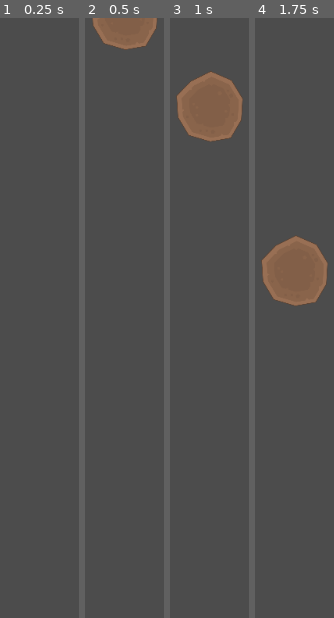
Above: before the commit, frames 1-4 (left to right).
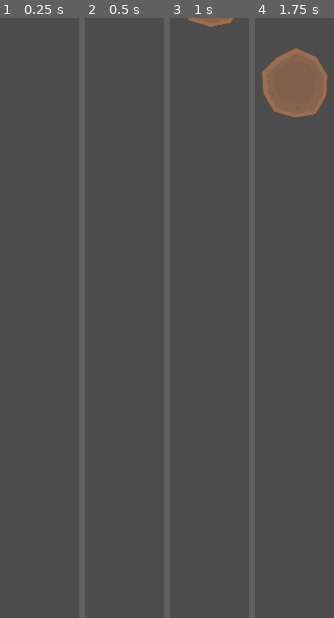
Above: after the commit, the same moments.

Repository: emgarvey0228/04-Space-Shooter
Game: Godot game, scene res://Scenes/Meteor.tscn
Same seed, same stepped clock (60 frames per second), same inputs: the game is played once before the commit and once after it. This scene is started directly instead of the project's main scene.
Inputs:
- Up to frame 1 (0.25 s): no input
- Up to frame 2 (0.5 s): no input
- Up to frame 3 (1 s): hold D (Right) from 0.53 s (still down); hold Space (Fire) from 0.53 s (still down)
- Up to frame 4 (1.75 s): release D (Right) at 1.28 s; release Space (Fire) at 1.28 s; hold S (Down) from 1.28 s (still down); tap Space (Fire) at 1.35 s

Frame 1 is identical in both runs. In frame 2, 3.4% of the frame differs, in the area x 8-92%, y 0-6%; in frame 3, 8.0%; in frame 4, 15%, in the area x 8-93%, y 5-48%.

Commit message:
scenes saved and scripts created

Diff:
--- a/Scenes/Bullet_R.tscn
+++ b/Scenes/Bullet_R.tscn
@@ -9,6 +9,8 @@
 mode = 2
 gravity_scale = 0.0
 can_sleep = false
+linear_damp = 0.0
+angular_damp = 0.0
 script = ExtResource( 1 )
 
 [node name="Sprite" type="Sprite" parent="."]
--- /dev/null
+++ b/Scenes/Enemy1.tscn
@@ -0,0 +1,29 @@
+[gd_scene load_steps=3 format=2]
+
+[ext_resource path="res://Scripts/Enemy.gd" type="Script" id=1]
+[ext_resource path="res://Assets/spaceShips_001.png" type="Texture" id=2]
+
+[node name="Enemy1" type="KinematicBody2D"]
+editor/display_folded = true
+position = Vector2( 0, -100 )
+collision_layer = 8
+collision_mask = 0
+script = ExtResource( 1 )
+__meta__ = {
+"_edit_group_": true
+}
+move_probability = 0.4
+
+[node name="Sprite" type="Sprite" parent="."]
+scale = Vector2( 0.3, 0.3 )
+texture = ExtResource( 2 )
+
+[node name="CollisionPolygon2D" type="CollisionPolygon2D" parent="."]
+scale = Vector2( 0.25, 0.25 )
+polygon = PoolVector2Array( 26, -87, 26, -59.4, 27.4, -66, 29.3, -66, 66.4, -91, 96.8, -91, 99, -65.3, 99, -63, 97.5, -63, 64.5, 55, 62.8, 55, 58.8, 59, 39, 59, 39, 61.3, 31.5, 86, 30.1, 86, 26.1, 92, 18.1, 92, -18.2, 94, -20, 94, -20, 91.5, -31, 88.5, -31, 84.3, -38.5, 59, -58.7, 59, -65, 54, -65, 50.3, -99, -64.3, -99, -89, -61, -89, -61, -87.1, -27, -65.1, -27, -62.3, -26, -58.9, -26, -86.9, -19, -92.9, -19, -94, 17, -94 )
+
+[node name="Timer" type="Timer" parent="."]
+autostart = true
+
+[node name="Tween" type="Tween" parent="."]
+[connection signal="timeout" from="Timer" to="." method="_on_Timer_timeout"]
--- /dev/null
+++ b/Scenes/Enemy2.tscn
@@ -0,0 +1,29 @@
+[gd_scene load_steps=3 format=2]
+
+[ext_resource path="res://Scripts/Enemy.gd" type="Script" id=1]
+[ext_resource path="res://Assets/spaceShips_002.png" type="Texture" id=2]
+
+[node name="Enemy2" type="KinematicBody2D"]
+position = Vector2( 0, -100 )
+collision_layer = 8
+collision_mask = 0
+script = ExtResource( 1 )
+__meta__ = {
+"_edit_group_": true
+}
+move_probability = 0.4
+
+[node name="Sprite" type="Sprite" parent="."]
+scale = Vector2( 0.3, 0.3 )
+texture = ExtResource( 2 )
+
+[node name="CollisionPolygon2D" type="CollisionPolygon2D" parent="."]
+scale = Vector2( 0.25, 0.25 )
+polygon = PoolVector2Array( 26, -87, 26, -59.4, 27.4, -66, 29.3, -66, 66.4, -91, 96.8, -91, 99, -65.3, 99, -63, 97.5, -63, 64.5, 55, 62.8, 55, 58.8, 59, 39, 59, 39, 61.3, 31.5, 86, 30.1, 86, 26.1, 92, 18.1, 92, -18.2, 94, -20, 94, -20, 91.5, -31, 88.5, -31, 84.3, -38.5, 59, -58.7, 59, -65, 54, -65, 50.3, -99, -64.3, -99, -89, -61, -89, -61, -87.1, -27, -65.1, -27, -62.3, -26, -58.9, -26, -86.9, -19, -92.9, -19, -94, 17, -94 )
+
+[node name="Timer" type="Timer" parent="."]
+wait_time = 0.8
+autostart = true
+
+[node name="Tween" type="Tween" parent="."]
+[connection signal="timeout" from="Timer" to="." method="_on_Timer_timeout"]
--- /dev/null
+++ b/Scenes/EnemyBullet.tscn
@@ -0,0 +1,17 @@
+[gd_scene load_steps=3 format=2]
+
+[ext_resource path="res://Scripts/EnemyBullet.gd" type="Script" id=1]
+[ext_resource path="res://Assets/spaceMissiles_008.png" type="Texture" id=2]
+
+[node name="EnemyBullet" type="RigidBody2D"]
+collision_layer = 5
+collision_mask = 5
+script = ExtResource( 1 )
+
+[node name="Sprite" type="Sprite" parent="."]
+scale = Vector2( 0.1, 0.1 )
+texture = ExtResource( 2 )
+
+[node name="CollisionPolygon2D" type="CollisionPolygon2D" parent="."]
+scale = Vector2( 0.2, 0.2 )
+polygon = PoolVector2Array( 17, -21.5, 17, -17, 19, 40, 1, 40, -19, 39.1, -19, 15.5, -17, 14, -17, -22, -15.7, -22, -13.6, -32, -12.1, -32, -7, -39.6, 7, -40 )
--- a/Scenes/Explosion.tscn
+++ b/Scenes/Explosion.tscn
@@ -1,21 +1,26 @@
-[gd_scene load_steps=8 format=2]
+[gd_scene load_steps=9 format=2]
 
-[ext_resource path="res://Assets/package/png frames/64x48/explosion1_0020.png" type="Texture" id=1]
-[ext_resource path="res://Assets/package/png frames/64x48/explosion1_0019.png" type="Texture" id=2]
-[ext_resource path="res://Assets/package/png frames/64x48/explosion1_0021.png" type="Texture" id=3]
-[ext_resource path="res://Assets/package/png frames/64x48/explosion1_0022.png" type="Texture" id=4]
-[ext_resource path="res://Assets/package/png frames/64x48/explosion1_0023.png" type="Texture" id=5]
-[ext_resource path="res://Assets/package/png frames/64x48/explosion1_0024.png" type="Texture" id=6]
+[ext_resource path="res://Scripts/Explosion.gd" type="Script" id=1]
+[ext_resource path="res://Assets/package/png frames/64x48/explosion1_0020.png" type="Texture" id=2]
+[ext_resource path="res://Assets/package/png frames/64x48/explosion1_0019.png" type="Texture" id=3]
+[ext_resource path="res://Assets/package/png frames/64x48/explosion1_0021.png" type="Texture" id=4]
+[ext_resource path="res://Assets/package/png frames/64x48/explosion1_0022.png" type="Texture" id=5]
+[ext_resource path="res://Assets/package/png frames/64x48/explosion1_0023.png" type="Texture" id=6]
+[ext_resource path="res://Assets/package/png frames/64x48/explosion1_0024.png" type="Texture" id=7]
 
 [sub_resource type="SpriteFrames" id=1]
 animations = [ {
-"frames": [ ExtResource( 1 ), ExtResource( 2 ), ExtResource( 3 ), ExtResource( 4 ), ExtResource( 5 ), ExtResource( 6 ) ],
+"frames": [ ExtResource( 2 ), ExtResource( 3 ), ExtResource( 4 ), ExtResource( 5 ), ExtResource( 6 ), ExtResource( 7 ) ],
 "loop": true,
 "name": "default",
 "speed": 5.0
 } ]
 
-[node name="Sprite" type="AnimatedSprite"]
+[node name="Explosion" type="Node2D"]
+script = ExtResource( 1 )
+
+[node name="Sprite" type="AnimatedSprite" parent="."]
 frames = SubResource( 1 )
-frame = 2
+frame = 1
 playing = true
+[connection signal="animation_finished" from="Sprite" to="." method="_on_Sprite_animation_finished"]
--- a/Scenes/Game.tscn
+++ b/Scenes/Game.tscn
@@ -1,28 +1,13 @@
-[gd_scene load_steps=17 format=2]
+[gd_scene load_steps=9 format=2]
 
 [ext_resource path="res://Assets/Space.jpg" type="Texture" id=1]
-[ext_resource path="res://Scripts/Bullet_R.gd" type="Script" id=2]
-[ext_resource path="res://Assets/bullet.png" type="Texture" id=3]
-[ext_resource path="res://Scripts/Player.gd" type="Script" id=4]
-[ext_resource path="res://Assets/spaceRockets_003.png" type="Texture" id=5]
-[ext_resource path="res://Assets/spaceMeteors_001.png" type="Texture" id=6]
-[ext_resource path="res://Assets/spaceShips_001.png" type="Texture" id=7]
-[ext_resource path="res://Scripts/Explosion.gd" type="Script" id=8]
-[ext_resource path="res://Assets/package/png frames/64x48/explosion1_0020.png" type="Texture" id=9]
-[ext_resource path="res://Assets/package/png frames/64x48/explosion1_0019.png" type="Texture" id=10]
-[ext_resource path="res://Assets/package/png frames/64x48/explosion1_0021.png" type="Texture" id=11]
-[ext_resource path="res://Assets/package/png frames/64x48/explosion1_0022.png" type="Texture" id=12]
-[ext_resource path="res://Assets/package/png frames/64x48/explosion1_0023.png" type="Texture" id=13]
-[ext_resource path="res://Assets/package/png frames/64x48/explosion1_0024.png" type="Texture" id=14]
-[ext_resource path="res://Scripts/HUD.gd" type="Script" id=15]
-
-[sub_resource type="SpriteFrames" id=1]
-animations = [ {
-"frames": [ ExtResource( 9 ), ExtResource( 10 ), ExtResource( 11 ), ExtResource( 12 ), ExtResource( 13 ), ExtResource( 14 ) ],
-"loop": true,
-"name": "default",
-"speed": 5.0
-} ]
+[ext_resource path="res://Scripts/Bullets.gd" type="Script" id=2]
+[ext_resource path="res://Scripts/Player.gd" type="Script" id=3]
+[ext_resource path="res://Assets/spaceRockets_003.png" type="Texture" id=4]
+[ext_resource path="res://Scripts/Meteors.gd" type="Script" id=5]
+[ext_resource path="res://Scripts/Enemies.gd" type="Script" id=6]
+[ext_resource path="res://Scripts/HUD.gd" type="Script" id=7]
+[ext_resource path="res://Assets/solar_eclipse.ogg" type="AudioStream" id=8]
 
 [node name="Game" type="Node2D"]
 
@@ -35,39 +20,29 @@
 centered = false
 
 [node name="ColorRect" type="ColorRect" parent="Background"]
-margin_left = -33.0
-margin_top = -10.0
-margin_right = 1083.0
-margin_bottom = 788.0
+margin_left = -46.6747
+margin_top = -11.2432
+margin_right = 1069.33
+margin_bottom = 786.757
 color = Color( 0, 0, 0, 0.364706 )
 
 [node name="Bullets" type="Node2D" parent="."]
-
-[node name="Bullet_R" type="RigidBody2D" parent="Bullets"]
-collision_layer = 2
-collision_mask = 12
-mode = 2
-gravity_scale = 0.0
-can_sleep = false
 script = ExtResource( 2 )
 
-[node name="Sprite" type="Sprite" parent="Bullets/Bullet_R"]
-scale = Vector2( 0.12, 0.12 )
-texture = ExtResource( 3 )
-
-[node name="CollisionPolygon2D" type="CollisionPolygon2D" parent="Bullets/Bullet_R"]
-scale = Vector2( 0.12, 0.12 )
-polygon = PoolVector2Array( 6, 24, -6, 24, -6, -24, 6, -24 )
+[node name="Timer" type="Timer" parent="Bullets"]
+one_shot = true
 
 [node name="Enemy Bullets" type="Node2D" parent="."]
 
 [node name="Player" type="KinematicBody2D" parent="."]
-script = ExtResource( 4 )
+position = Vector2( 188.96, 116.857 )
+scale = Vector2( 0.8, 0.8 )
+script = ExtResource( 3 )
 
 [node name="Sprite" type="Sprite" parent="Player"]
 position = Vector2( 488.268, 645.976 )
 scale = Vector2( 0.3, 0.3 )
-texture = ExtResource( 5 )
+texture = ExtResource( 4 )
 
 [node name="CollisionPolygon2D" type="CollisionPolygon2D" parent="Player"]
 position = Vector2( 488.268, 645.976 )
@@ -75,70 +50,46 @@
 polygon = PoolVector2Array( 25.5, -300.9, 25.5, -298.7, 34.5, -288.8, 34.5, -286.5, 47.5, -264.5, 47.5, -261.4, 59.5, - …(1158 unchanged characters)…
 
 [node name="Meteors" type="Node2D" parent="."]
-editor/display_folded = true
-
-[node name="Meteor" type="RigidBody2D" parent="Meteors"]
+script = ExtResource( 5 )
 __meta__ = {
 "_edit_group_": true
 }
 
-[node name="Sprite" type="Sprite" parent="Meteors/Meteor"]
-position = Vector2( 0, -100 )
-scale = Vector2( 0.2, 0.2 )
-texture = ExtResource( 6 )
-
-[node name="CollisionPolygon2D" type="CollisionPolygon2D" parent="Meteors/Meteor"]
-position = Vector2( 0, -100 )
-scale = Vector2( 0.2, 0.2 )
-polygon = PoolVector2Array( 18.5, -226.3, 143.5, -172.3, 143.5, -170.6, 213.5, -58.6, 213.5, 27.1, 209.4, 89, 207.6, 89, 136.6, 208, 132.9, 208, 32.7, 227, -14.5, 227, -14.5, 225.5, -136.5, 190.5, -136.5, 189, -141.5, 185, -141.5, 182.5, -209.5, 70.6, -209.5, 59, -213.5, 5.7, -213.5, -73, -120.3, -169, -118, -169, -1.10001, -227, 18.5, -227 )
+[node name="Timer" type="Timer" parent="Meteors"]
+autostart = true
 
 [node name="Enemies" type="Node2D" parent="."]
-editor/display_folded = true
+script = ExtResource( 6 )
 
-[node name="Enemy" type="KinematicBody2D" parent="Enemies"]
-position = Vector2( 0, -100 )
-__meta__ = {
-"_edit_group_": true
-}
+[node name="Timer" type="Timer" parent="Enemies"]
+autostart = true
 
-[node name="Sprite" type="Sprite" parent="Enemies/Enemy"]
-position = Vector2( 0, -100 )
-scale = Vector2( 0.25, 0.25 )
-texture = ExtResource( 7 )
-
-[node name="CollisionPolygon2D" type="CollisionPolygon2D" parent="Enemies/Enemy"]
-scale = Vector2( 0.25, 0.25 )
-polygon = PoolVector2Array( 26, -87, 26, -59.4, 27.4, -66, 29.3, -66, 66.4, -91, 96.8, -91, 99, -65.3, 99, -63, 97.5, -63, 64.5, 55, 62.8, 55, 58.8, 59, 39, 59, 39, 61.3, 31.5, 86, 30.1, 86, 26.1, 92, 18.1, 92, -18.2, 94, -20, 94, -20, 91.5, -31, 88.5, -31, 84.3, -38.5, 59, -58.7, 59, -65, 54, -65, 50.3, -99, -64.3, -99, -89, -61, -89, -61, -87.1, -27, -65.1, -27, -62.3, -26, -58.9, -26, -86.9, -19, -92.9, -19, -94, 17, -94 )
-
-[node name="Explosion" type="Node2D" parent="."]
-
-[node name="Explosion" type="Node2D" parent="Explosion"]
-script = ExtResource( 8 )
-
-[node name="Sprite" type="AnimatedSprite" parent="Explosion/Explosion"]
-frames = SubResource( 1 )
-frame = 3
-playing = true
+[node name="Explosions" type="Node2D" parent="."]
 
 [node name="HUD" type="Node2D" parent="."]
-script = ExtResource( 15 )
+script = ExtResource( 7 )
 
 [node name="Health" type="Label" parent="HUD"]
-margin_left = 948.825
-margin_top = 10.3917
-margin_right = 990.825
-margin_bottom = 24.3917
-text = "Health"
+margin_left = 42.8905
+margin_top = 19.1095
+margin_right = 84.8905
+margin_bottom = 33.1095
+text = "Health:"
 align = 1
 valign = 1
 
 [node name="Score" type="Label" parent="HUD"]
-margin_left = 24.9928
-margin_top = 10.2243
-margin_right = 64.9928
-margin_bottom = 24.2243
-text = "Score"
+margin_left = 942.243
+margin_top = 21.4589
+margin_right = 982.243
+margin_bottom = 35.4589
+text = "Score:"
 align = 1
+
+[node name="AudioStreamPlayer" type="AudioStreamPlayer" parent="."]
+stream = ExtResource( 8 )
+autoplay = true
 [connection signal="health_changed" from="Player" to="HUD" method="_on_Player_health_changed"]
 [connection signal="score_changed" from="Player" to="HUD" method="_on_Player_score_changed"]
-[connection signal="animation_finished" from="Explosion/Explosion/Sprite" to="Explosion/Explosion" method="_on_Sprite_animation_finished"]
+[connection signal="timeout" from="Meteors/Timer" to="Meteors" method="_on_Timer_timeout"]
+[connection signal="timeout" from="Enemies/Timer" to="Enemies" method="_on_Timer_timeout"]
--- a/Scenes/GameOver.tscn
+++ b/Scenes/GameOver.tscn
@@ -1,6 +1,6 @@
 [gd_scene format=2]
 
-[node name="Node2D" type="Node2D"]
+[node name="GameOver" type="Node2D"]
 
 [node name="ColorRect" type="ColorRect" parent="."]
 margin_right = 1035.0
--- a/Scenes/Meteor.tscn
+++ b/Scenes/Meteor.tscn
@@ -4,6 +4,11 @@
 [ext_resource path="res://Assets/spaceMeteors_001.png" type="Texture" id=2]
 
 [node name="Meteor" type="RigidBody2D"]
+editor/display_folded = true
+position = Vector2( 0, -100 )
+collision_layer = 4
+collision_mask = 5
+gravity_scale = 0.0
 script = ExtResource( 1 )
 __meta__ = {
 "_edit_group_": true
--- /dev/null
+++ b/Scripts/EnemyBullet.gd
@@ -0,0 +1,28 @@
+extends RigidBody2D
+
+export var speed = 500
+export var damage = 10
+onready var Explosion = load("res://Scenes/Explosion.tscn")
+onready var Player = get_node("/root/Game/Player")
+
+func _ready():
+	contact_monitor = true
+	set_max_contacts_reported(4)
+
+func _physics_process(delta):
+	var colliding = get_colliding_bodies()
+	for c in colliding:
+		var explosion = Explosion.instance()
+		explosion.position = position
+		explosion.get_node("Sprite").playing = true
+		get_node("/root/Game/Explosions").add_child(explosion)
+		if c.name == "Player":
+			Player.change_health(-damage)
+		queue_free()
+
+	if position.y > get_viewport_rect().size.y + 10:
+		queue_free()
+
+func _integrate_forces(state):
+	state.set_linear_velocity(Vector2(0,speed))
+	state.set_angular_velocity(0)
--- a/Scripts/Player.gd
+++ b/Scripts/Player.gd
@@ -1,6 +1,6 @@
 extends KinematicBody2D
 
-export var health = 110
+export var health = 100
 export var score = 0
 export var margin = 5
 export var y_range = 300
Not shown, added: Assets/solar_eclipse.ogg.import
Not shown, added: Assets/solar_eclipse.ogg
